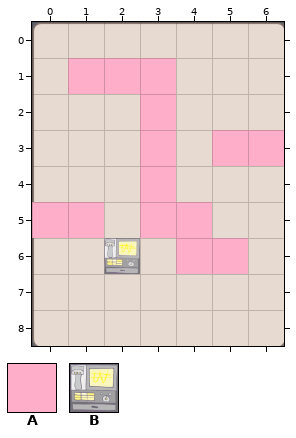
Tiled map: HungryGame/proj.win32/map/47.tmx. This is how it looked before the edit.
Cells are 60x60 px. Shown: x 0..6, y 0..8.
Key: from "metaset1": A 0; from "wall": B 0.
_ is an empty cell, # one hidden under a higher layer.
Layers that did not change in this view are not listed.
Layer "Items" before, first column x 0:
0 _______
1 _AAA___
2 ___A___
3 ___A_AA
4 ___A___
5 AA_AA__
6 ____AA_
7 _______
8 _______
After the commit:
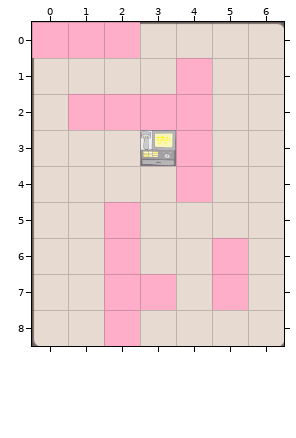
What changed:
Changed rows in their new state; . is an unchanged cell.
Layer "wall":
first column x 0:
1 .___...
3 ...B.__
4 ..._...
5 __.__..
6 ..#._..
Layer "Items":
first column x 0:
0 AAA....
1 .___A..
2 .AA.A..
3 ..._A__
4 ..._A..
5 __A__..
6 ..A._..
7 ..AA.A.
8 ..A....
